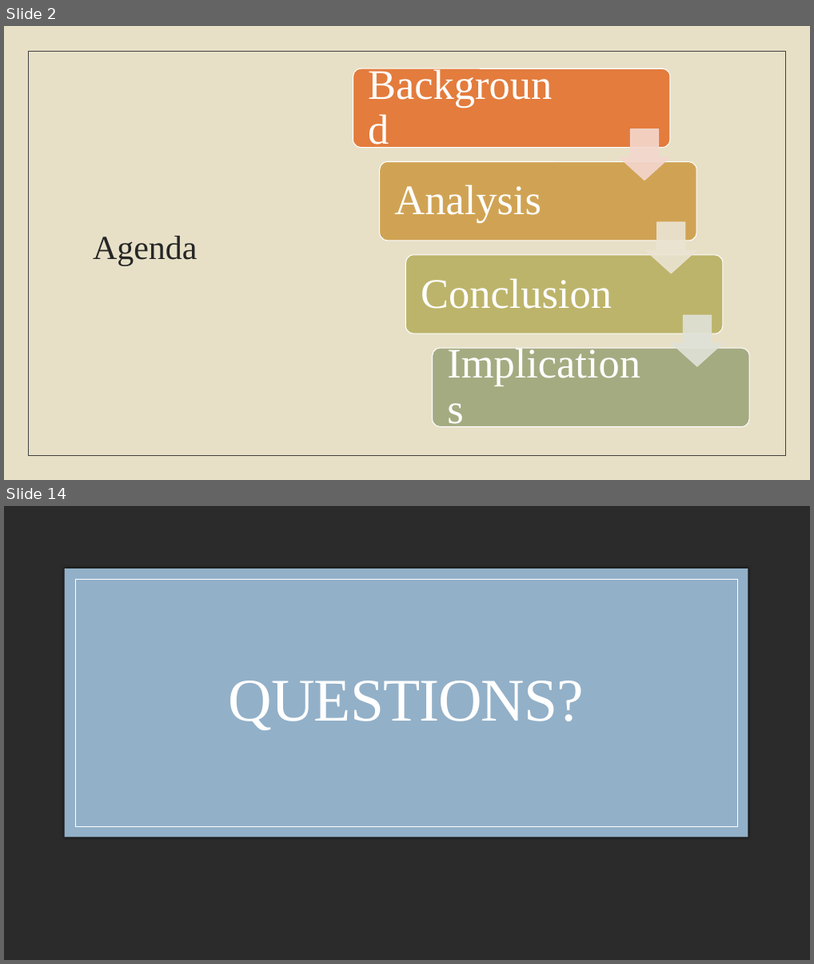
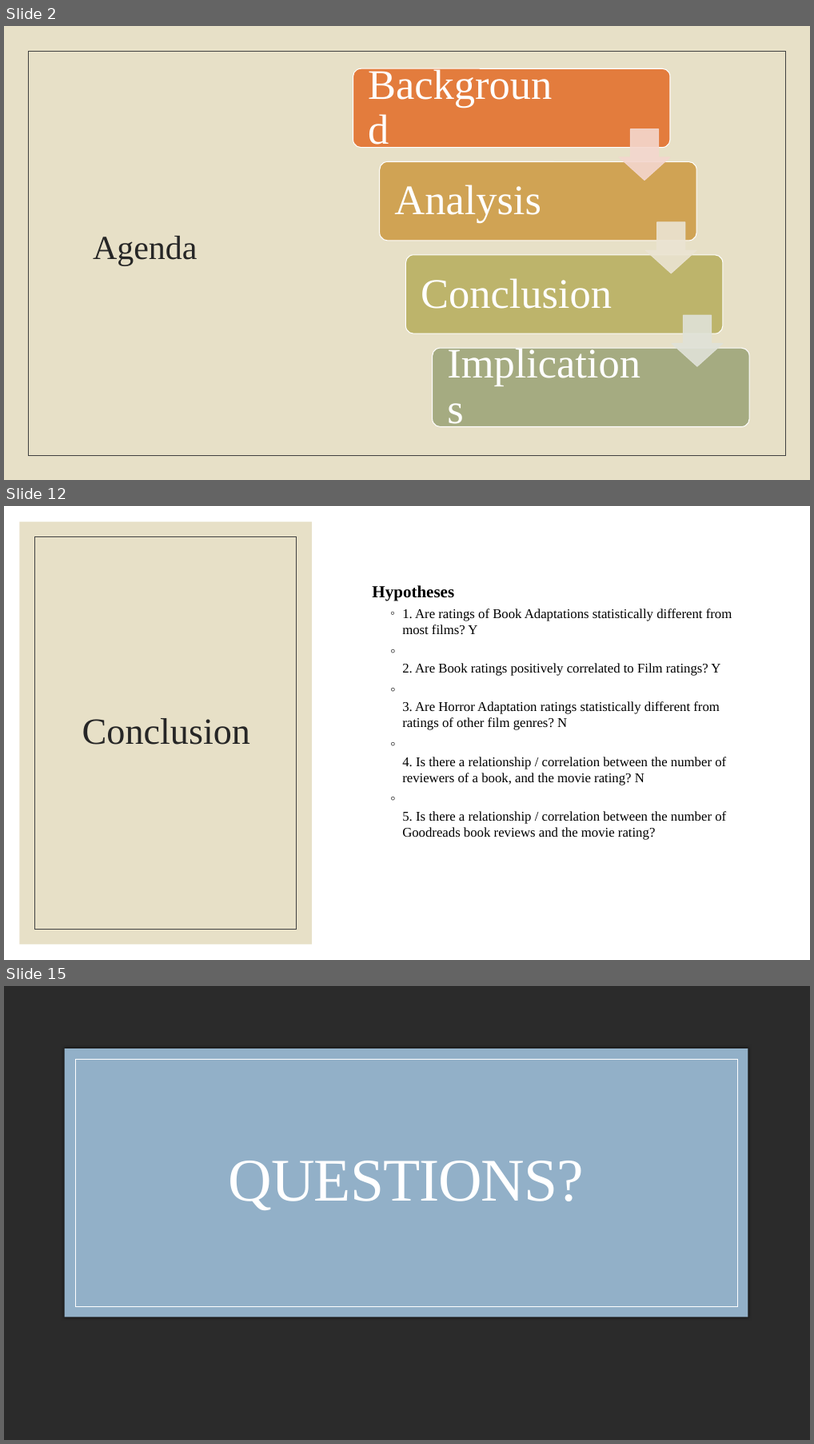
Before and after one commit to laurenemilyto/film_adapatation_success, a slide deck: Steg_pres.pptx. Shown one above the other, each under a label of ours: slides 2 and 14 before the commit, slides 2, 12 and 15 after it; the slides between them are not shown. The pictures are 814x964 and 814x1444 pixels, drawn with LibreOffice and Linux fonts; fonts in the diff are those of the drawing; background and template pictures are left out; a plain dark background stands for a picture behind light text. Boxes give left, top, right and bottom in pixels: in the first picture for what was removed or moved away, otherwise in the second. Text is boxed around its words. In the diff, an @@ line names an element or a change of style, - is before the commit and + after.

```diff
--- a/Steg_pres.pptx
+++ b/Steg_pres.pptx
@@ slide 12 added at (4,506,810,960), background #FFFFFF @@
@@ rectangle added at (4,506,810,960), fill #FFFFFF @@
@@ rectangle added at (20,522,312,944), fill #E7E0C7 @@
@@ rectangle added at (35,537,297,929), outline #404040 0.5 pt @@
@@ text added at (372,585,733,840), 16 pt, text #000000 @@
+Hypotheses
+  ◦ 1. Are ratings of Book Adaptations statistically different from most films? Y
+  ◦ 2. Are Book ratings positively correlated to Film ratings? Y
+  ◦ 3. Are Horror Adaptation ratings statistically different from ratings of other film genres? N
+  ◦ 4. Is there a relationship / correlation between the number of reviewers of a book, and the movie rating? N
+  ◦ 5. Is there a relationship / correlation between the number of Goodreads book reviews and the movie rating?
@@ title added at (82,718,250,744), 44 pt, text #262626 @@
+Conclusion
@@ what was slide 14 is now slide 15 @@
```
Also in this commit, not shown: 6 slides changed, 6 other slides added, 6 slides removed, 1 other file.
